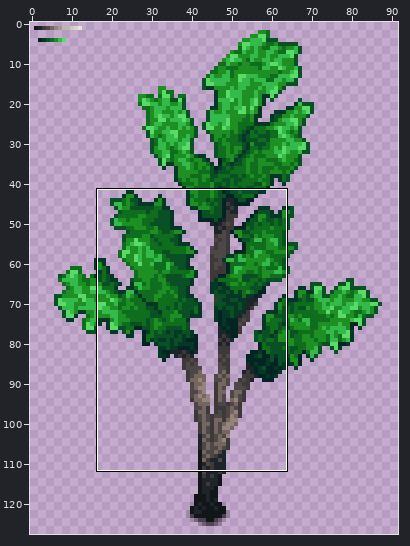
Pixel-art file, stored at src/concept/sprite/small_birch.aseprite. Above, an overview of the earlier version with the close-up marked.
Close-up. Before the edit:
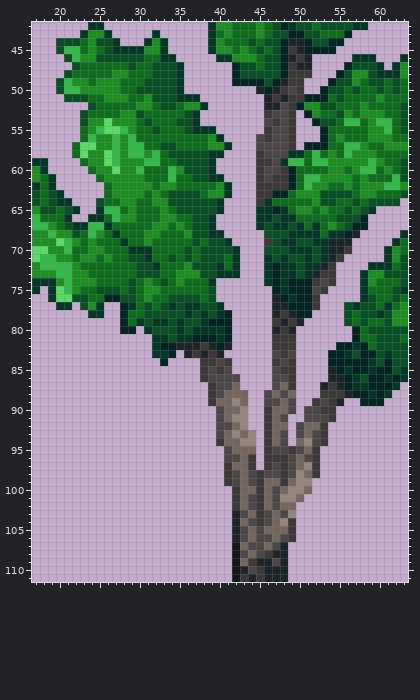
96x128 pixels, 1 frame. Shown: x 17..63, y 42..111. The wide view leaves out empty margins.
Once edited:
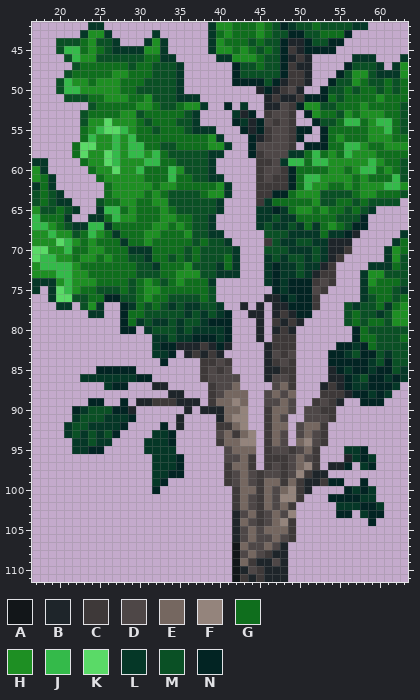
Palette (. is transparent): A #121619  B #1e252a  C #3e3939  D #4e4747  E #756760  F #94847c  G #0f6e1d  H #1e8f23  J #34ba4a  K #5ada67  L #053727  M #0a5025  N #022423
Difference:
layer "Layer 6" added
layer "Layer 7" added
Layers "Layer 7", "Layer 6":
y 48: x 51 C -> B
y 49: x 51 . -> B
y 50: x 50 C -> B
y 51: x 49 C -> B
y 52: x 41 . -> N; x 43 . -> L
y 53: x 42..44 ... -> LBN
y 54: x 42..45 .... -> NLBN
y 55: x 43..45 ... -> NBN; x 50..51 .. -> NN
y 56: x 44..45 .D -> NB; x 50 . -> N
y 57..58: x 44 . -> N
y 76: x 46 . -> B
y 77: x 43 . -> B; x 45 . -> B
y 78: x 44..45 .. -> BB
y 79..81: x 45 . -> B
y 82..84: x 46 . -> B
y 85: x 25..29 ..... -> NNNNN; x 46..47 .D -> BB
y 86: x 23..31 ......... -> LLLLLLLNN; x 46 . -> B
y 87: x 26..28 ... -> LNN; x 32..33 .. -> BB
y 88: x 34..35 .. -> BB
y 89: x 24..25 .. -> NN; x 28 . -> N; x 30..37 ........ -> BBCCCBBB
y 90: x 22..29 ........ -> NLMMMNNB; x 36 . -> B; x 38..40 ..D -> BBB
y 91: x 22..29 ........ -> LMMMLLLN; x 35 . -> B; x 40 D -> B
y 92: x 21..28 ........ -> LMMLLLLN; x 33 . -> N; x 35 . -> B; x 40..41 DD -> CC
y 93: x 21..27 ....... -> LMLMLMN; x 32..34 ... -> LLN; x 42 F -> C
y 94: x 22..26 ..... -> LLMLL; x 31..34 .... -> LLLN
y 95: x 22..25 .... -> LLNN; x 31..34 .... -> LLLL; x 56..58 ... -> LLN
y 96: x 32..35 .... -> LLLN; x 56..59 .... -> BLNL
y 97: x 32..35 .... -> LLLN; x 54..56 ... -> BBN; x 58..59 .. -> LN
y 98: x 32..35 .... -> LLNN; x 51..53 EC. -> CBB
y 99: x 32..33 .. -> LN; x 50..55 FF.... -> CBBCNN; x 58 . -> N
y 100: x 32 . -> N; x 50..51 FE -> CB; x 56..59 .... -> NLNL
y 101: x 50 E -> C; x 54..59 ...... -> NNNNLL
y 102: x 49 E -> C; x 55..60 ...... -> LLLNNL
y 103: x 55..56 .. -> NN; x 58..60 ... -> LNN
y 104: x 59 . -> N
